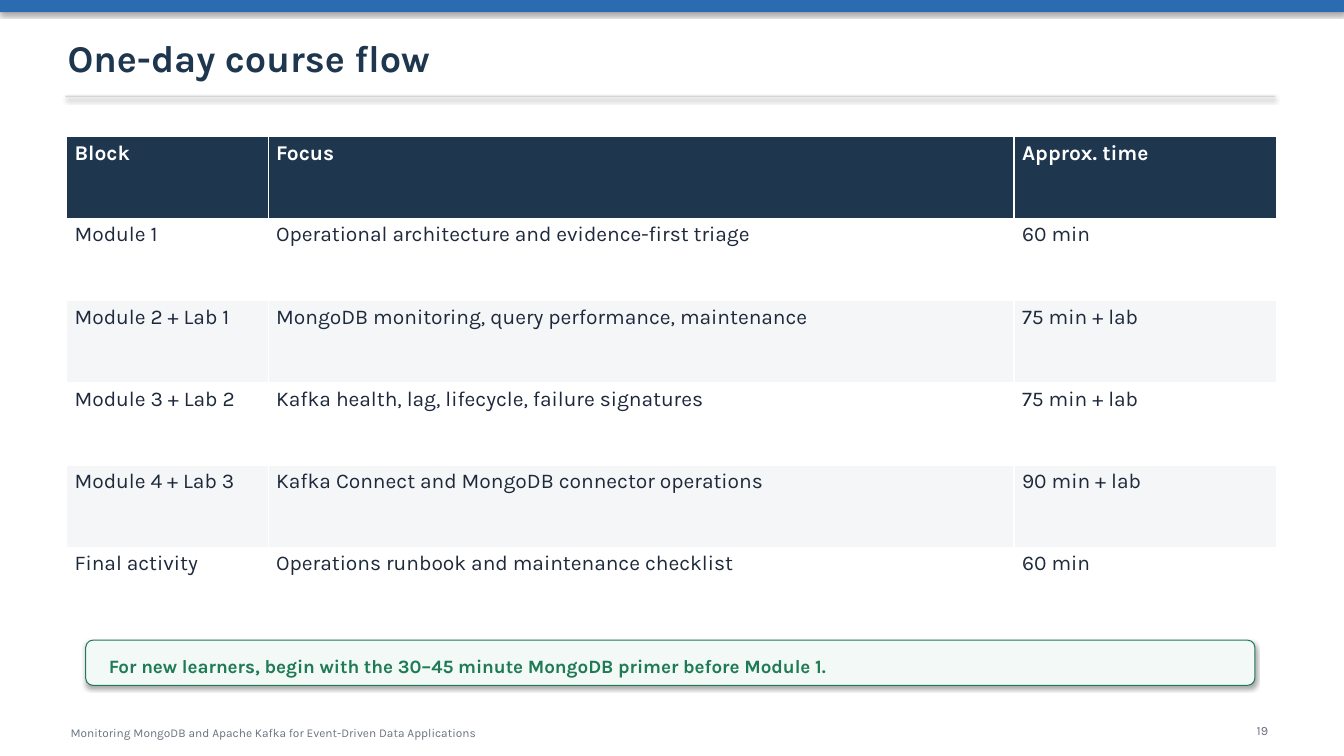
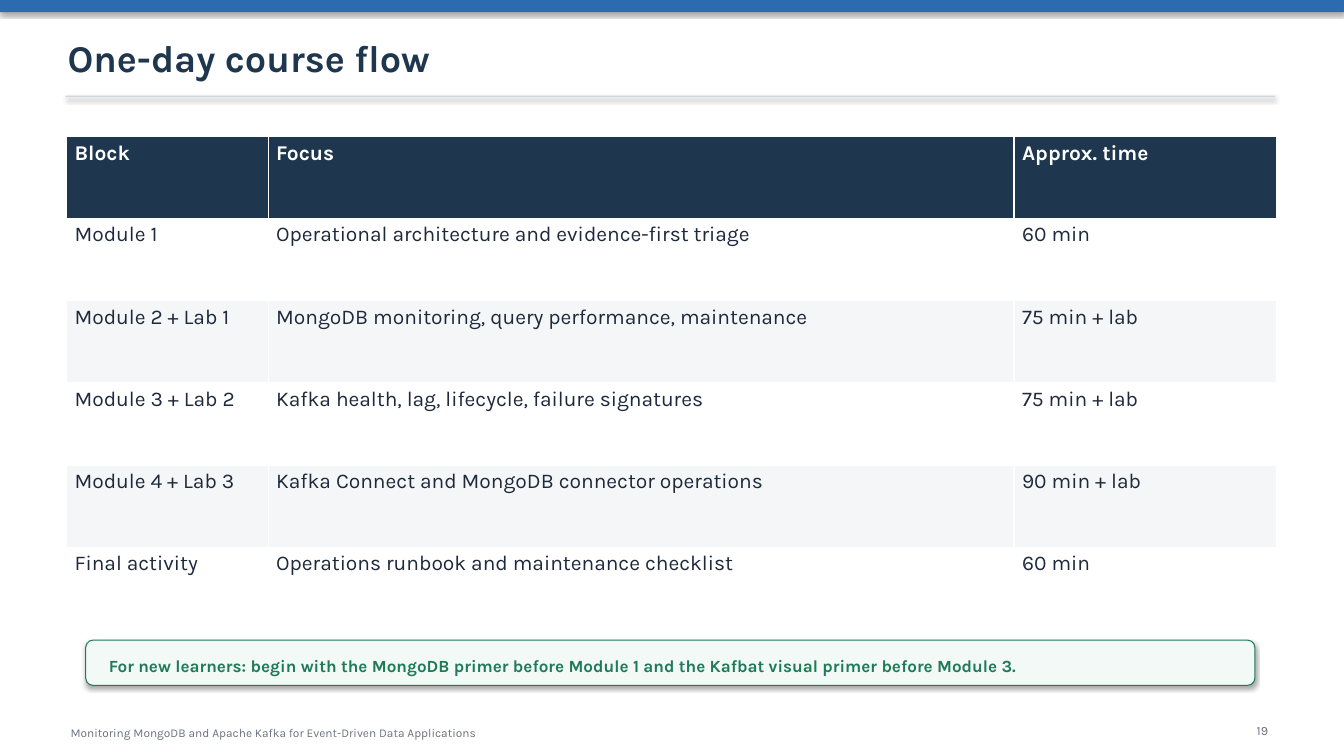
Before and after one commit to Trainocate-PH-Tech/monitoring-mongodb-kafka-for-event-driven-data-applications, a slide deck: slide 19 of deck.pptx. Drawn at 1344x756 pixels with LibreOffice and Linux fonts; fonts in the diff are those of the drawing. Boxes give left, top, right and bottom in pixels: in the first picture for what was removed or moved away, otherwise in the second. Text is boxed around its words. In the diff, an @@ line names an element or a change of style, - is before the commit and + after.

```diff
--- a/deck.pptx
+++ b/deck.pptx
@@ text at [109,660,1016,677]: text changed; size 13.5 to 12.2 pt @@
-For new learners, begin with the 30–45 minute MongoDB primer before Module 1.
+For new learners: begin with the MongoDB primer before Module 1 and the Kafbat visual primer before Module 3.
```
Also in this commit, not shown: 35 other slides changed, 8 slides added, 5 other files.
